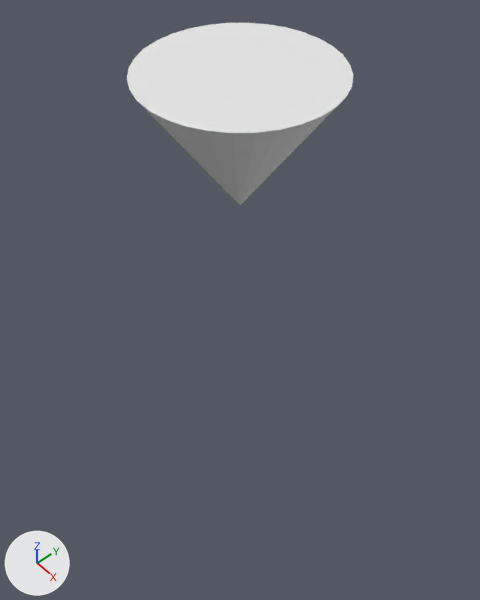
Before and after pictures for a commit that changed the Blender file Assets/Resources/blender/IOb_testRoundBuilding.blend.
Before and after are seen from a 50 mm camera at (8.4, -7.3, 11.7) aimed at (-1.9, 1.7, -2.5). The lights are fixed; the arrows at lower left show +X, +Y and +Z. The same objects are shown in both versions, whatever each file hides. Objects named as collision shapes, trigger or cutter boxes, shadow casters or lower levels of detail are left out.
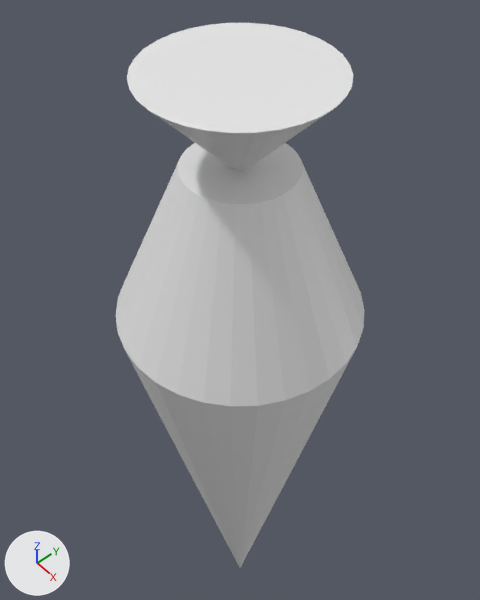
Location of each change, [x1, y1, x2, y2] in pixels of the pictures (480 x 600 px; the box of a moved part takes in the faces that stretch with it):
'Cylinder', added: after [115, 143, 365, 406]
'Cone.001', mesh rescaled (19% shorter): before [127, 23, 353, 205]; after [127, 23, 353, 171]
'Base', added: after [127, 349, 356, 568]
part 1 of me_cone_001, moved or reshaped: before [142, 105, 335, 205]; after [150, 111, 330, 171]

What changed in the scene script:
```text
Change me_cone_001:
    where me_cone_001.from_pydata(...)  # 33 vertices, 33 faces; spans x -2.0..2.0, y -2.0..2.0, z -5.0..-2.0
    used by ob_cone_001; location = (0.0, 0.0, 8.0)
    me_cone_001 part 1: the whole mesh is scaled about its middle by (1, 1, 0.733), then moved by (0.0, 0.0, 0.4)
Add me_cylinder_001:
    me_cylinder_001.from_pydata(...)  # 64 vertices, 34 faces; spans x -1.0..1.0, y -1.0..1.0, z -1.0..1.0
Add me_cone_002:
    me_cone_002.from_pydata(...)  # 33 vertices, 33 faces; spans x -2.0..2.0, y -2.0..2.0, z -18.0..-2.0
Add ob_cylinder:
    ob_cylinder = bpy.data.objects.new('Cylinder', me_cylinder_001)
    ob_cylinder.location = (0.0, 0.0, 2.0)
    ob_cylinder.scale = (3.0, 3.0, 2.0)
Add ob_base:
    ob_base = bpy.data.objects.new('Base', me_cone_002)
    ob_base.location = (0.0, 0.0, 2.0)
    ob_base.scale = (1.5, 1.5, 1.0)
```
